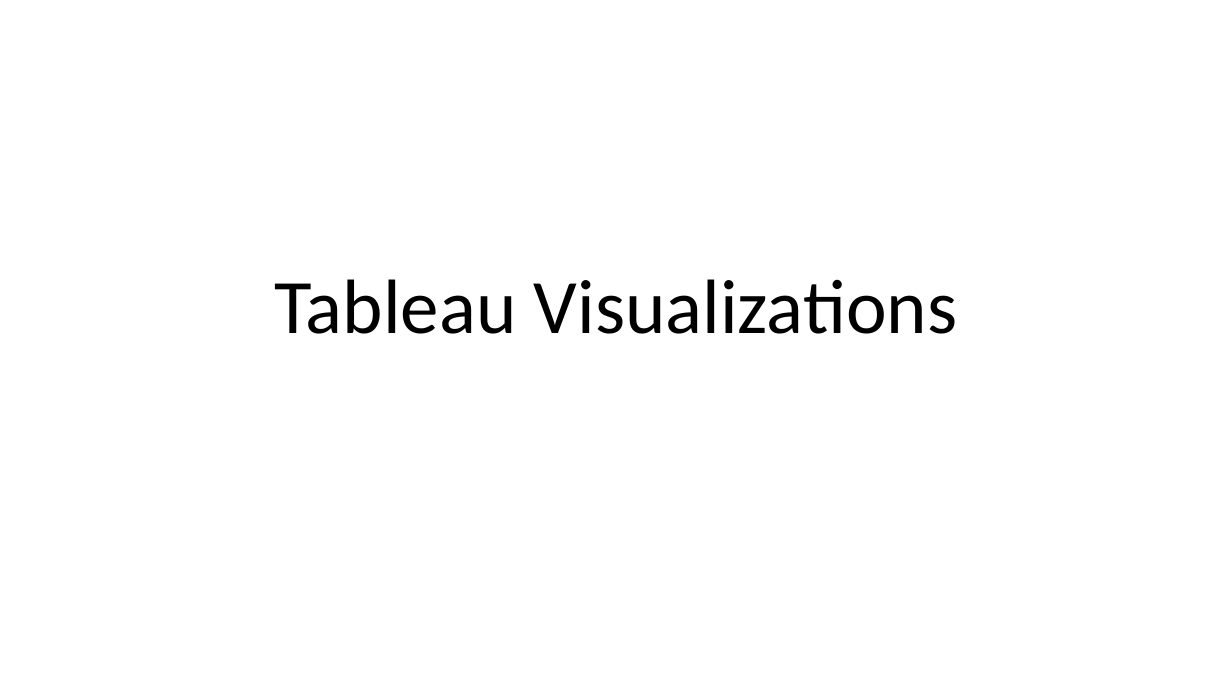
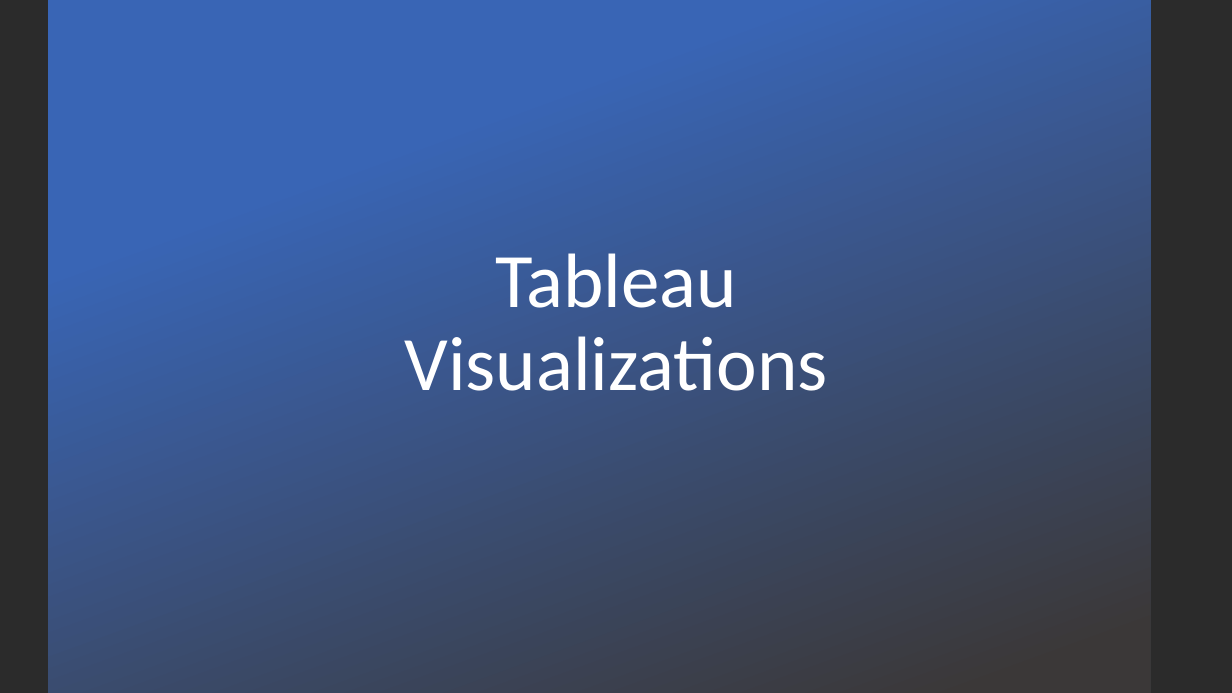
Before and after one commit to Rich-Hamilton88/machine_learning_project, a slide deck: slide 10 of Machine Learning Project/UFC.pptx (slide 7 before the commit). Drawn at 1232x693 pixels with LibreOffice and Linux fonts; fonts in the diff are those of the drawing; background and template pictures are left out; a plain dark background stands for a picture behind light text. Boxes give left, top, right and bottom in pixels: in the first picture for what was removed or moved away, otherwise in the second. Text is boxed around its words. In the diff, an @@ line names an element or a change of style, - is before the commit and + after.

```diff
--- a/Machine Learning Project/UFC.pptx
+++ b/Machine Learning Project/UFC.pptx
@@ background #FFFFFF to picture (left out) @@
@@ rectangle added at (x1=48, y1=0, x2=1151, y2=693), fill gradient #3965B5 to #3B3838 @@
@@ title "Tableau Visualizations" moved from (x1=274, y1=279, x2=957, y2=334) to (x1=404, y1=253, x2=827, y2=391) @@
@@ title "Tableau Visualizations" at (x1=404, y1=253, x2=827, y2=391): text colour #000000 to #FFFFFF @@
```
Also in this commit, not shown: 8 other slides changed, 9 slides added, 6 slides removed, 1 other file.
